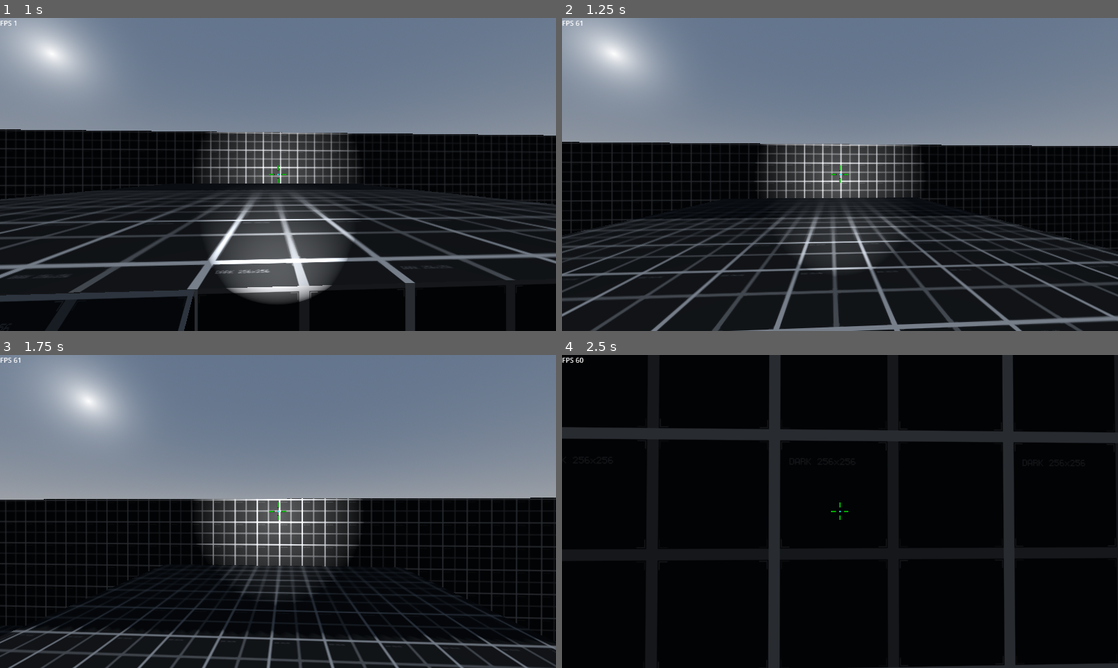
Above: before the commit, frames 1-4 (two rows, left to right).
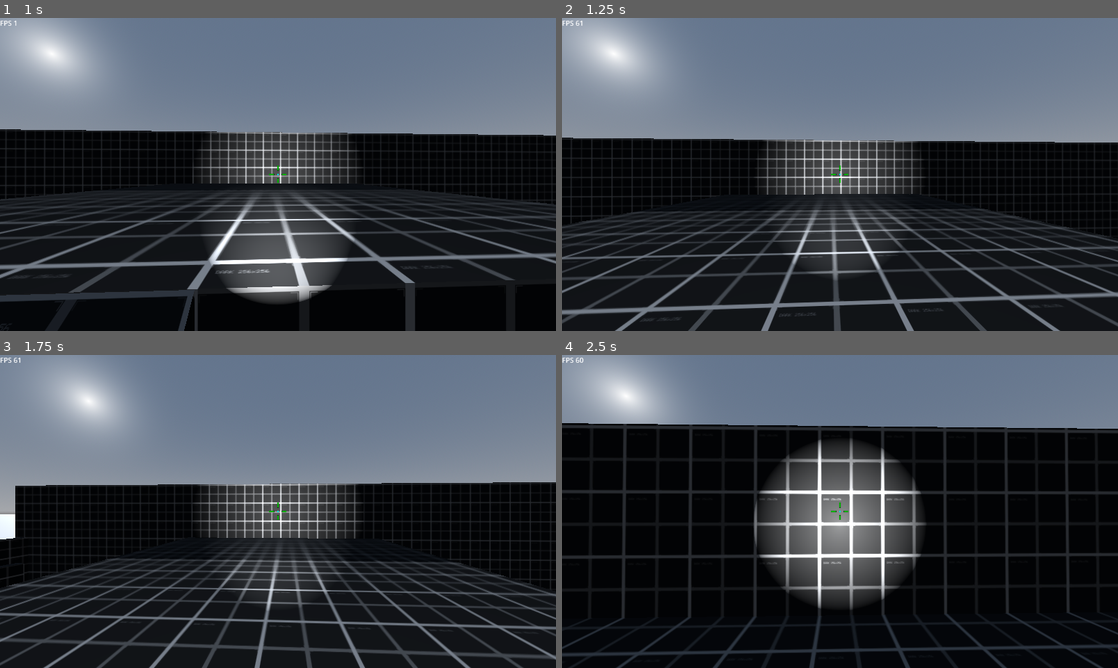
Above: after the commit, the same moments.

Repository: rbarongr/GodotFirstPersonController
Game: Godot game, scene res://Scenes/sandbox.tscn
Same seed, same stepped clock (60 frames per second), same inputs: the game is played once before the commit and once after it.
Inputs (mouse positions are in pixels of both pictures, inside the frame that each line leads up to):
- Up to frame 1 (1 s): tap Enter at 0.5 s; move the mouse to (305, 174) at 0.52 s; hold W (move_forward) from 0.53 s (still down); tap F (flashlight_toggle) at 0.6 s; tap Space (jump_default) at 0.77 s
- Up to frame 2 (1.25 s): keep holding W (move_forward)
- Up to frame 3 (1.75 s): keep holding W (move_forward); move the mouse to (250, 511) at 1.27 s; tap Mouse wheel down (mouse_wheel_down) at 1.35 s; tap Space (jump_default) at 1.52 s
- Up to frame 4 (2.5 s): keep holding W (move_forward); move the mouse to (851, 505) at 2.02 s; tap Mouse wheel up (mouse_wheel_up) at 2.1 s

Frame 1 is identical in both runs. In frame 2, 18% of the frame differs, in the area x 0-100%, y 38-100%; in frame 3, 21%; in frame 4, 45%, in the area x 0-100%, y 0-100%.

Commit message:
minor parameter adjustments for autojump on stairdetection

Diff:
--- a/Player/player.gd
+++ b/Player/player.gd
@@ -22,7 +22,7 @@
 
 @export_range(0.1, 3.0, 0.1) var jump_height_default: float = 2 # m
 @export_range(0.1, 3.0, 0.1) var jump_height_high: float = 3
-@export_range(0.1, 2.0, 0.8) var jump_height_stairs: float = 1
+@export_range(0.1, 2.0, 0.8) var jump_height_stairs: float = .5
 @export var jump_hold_allowed: bool = true
 
 @export_range(1, 50, 1) var swim_vertical_default = 5
@@ -151,6 +151,7 @@
 func _physics_process(delta: float) -> void:
 	if mouse_captured: _rotate_camera(delta)
 	velocity = _walk(delta) + _gravity(delta) + _jump(delta)
+	print(velocity.abs())
 	move_and_slide()
 
 func capture_mouse() -> void:
@@ -265,6 +266,7 @@
 			if raycast_stairs_lower.is_colliding():
 				print("lower")
 				if not raycast_stairs_upper.is_colliding():
+
 					jump_vel = Vector3(0, sqrt(4 * jump_height_stairs * gravity), 0)
 				else:
 					print("upper")
--- a/Player/player.tscn
+++ b/Player/player.tscn
@@ -24,7 +24,7 @@
 transform = Transform3D(1, 0, 0, 0, -3.0598e-08, -1, 0, 0.7, -4.37114e-08, 0, -0.396206, 0)
 
 [node name="RayForwardStairsLower" type="RayCast3D" parent="CShapeBody"]
-transform = Transform3D(1, 0, 0, 0, 0.0239821, -0.99765, 0, 0.349177, 0.0685202, 0, -0.875752, 0)
+transform = Transform3D(1, 0, 0, 0, -1.5299e-08, -1, 0, 0.35, -4.37114e-08, 0, -0.759152, 0)
 
 [node name="CShapeHead" type="CollisionShape3D" parent="."]
 transform = Transform3D(1, 0, 0, 0, 1, 0, 0, 0, 1, 0, 1.49999, 0)
@@ -69,6 +69,7 @@
 target_position = Vector3(0, 0, -100)
 
 [node name="RayTop" type="RayCast3D" parent="CShapeHead"]
+transform = Transform3D(1, 0, 0, 0, 0.605, 0, 0, 0, 1, 0, 0, 0)
 target_position = Vector3(0, 0.6, 0)
 collide_with_areas = true
 
--- a/Scenes/sandbox.tscn
+++ b/Scenes/sandbox.tscn
@@ -232,6 +232,12 @@
 size = Vector3(4, 1, 4)
 material = SubResource("StandardMaterial3D_p85vg")
 
+[node name="Floor25" type="CSGBox3D" parent="Platform"]
+transform = Transform3D(-1, -8.74228e-08, 0, 8.74228e-08, -1, 0, 0, 0, 1, 0.31518, 2.50106, 13.2345)
+use_collision = true
+size = Vector3(4, 1, 4)
+material = SubResource("StandardMaterial3D_p85vg")
+
 [node name="Floor13" type="CSGBox3D" parent="Platform"]
 transform = Transform3D(1, 0, 0, 0, 1, 0, 0, 0, 1, 15.7328, 25.584, 17.8575)
 use_collision = true
@@ -244,6 +250,12 @@
 size = Vector3(4, 1, 4)
 material = SubResource("StandardMaterial3D_p85vg")
 
+[node name="Floor24" type="CSGBox3D" parent="Platform"]
+transform = Transform3D(-1, -8.74228e-08, 0, 8.74228e-08, -1, 0, 0, 0, 1, -10.4658, 3.23984, 13.1256)
+use_collision = true
+size = Vector3(4, 1, 4)
+material = SubResource("StandardMaterial3D_p85vg")
+
 [node name="Wall" type="CSGBox3D" parent="Platform"]
 transform = Transform3D(1, 0, 0, 0, 1, 0, 0, 0, 1, 0, 1.5, -5)
 use_collision = true
--- a/project.godot
+++ b/project.godot
@@ -19,6 +19,7 @@
 
 window/size/viewport_width=1280
 window/size/viewport_height=720
+window/size/mode=3
 
 [input]
 
